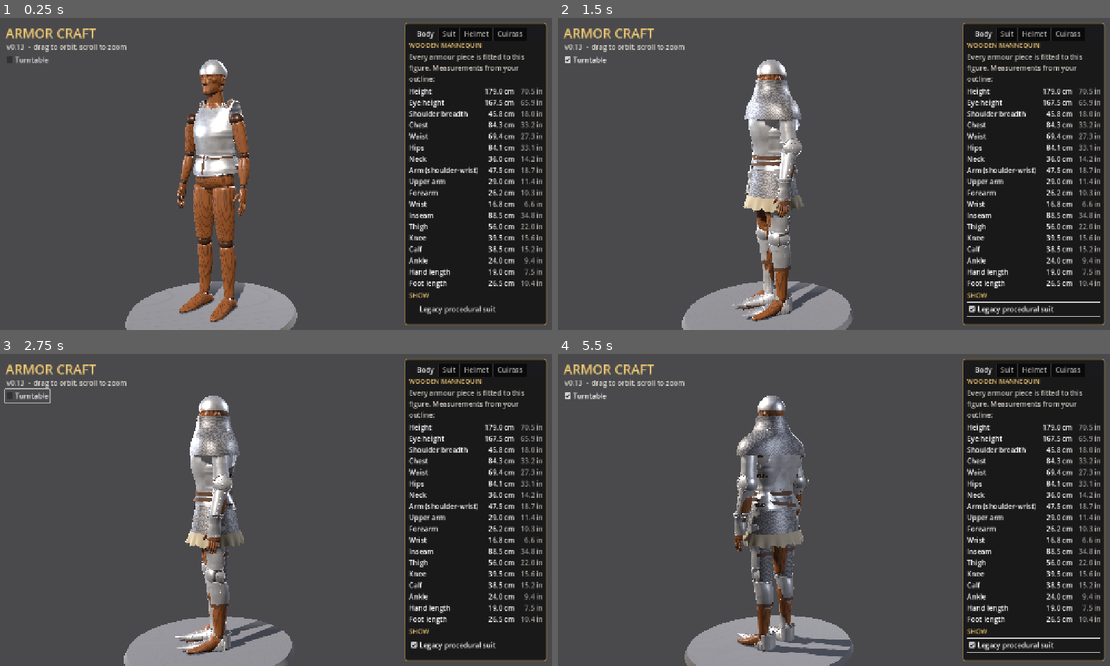
Above: before the commit, frames 1-4 (two rows, left to right).
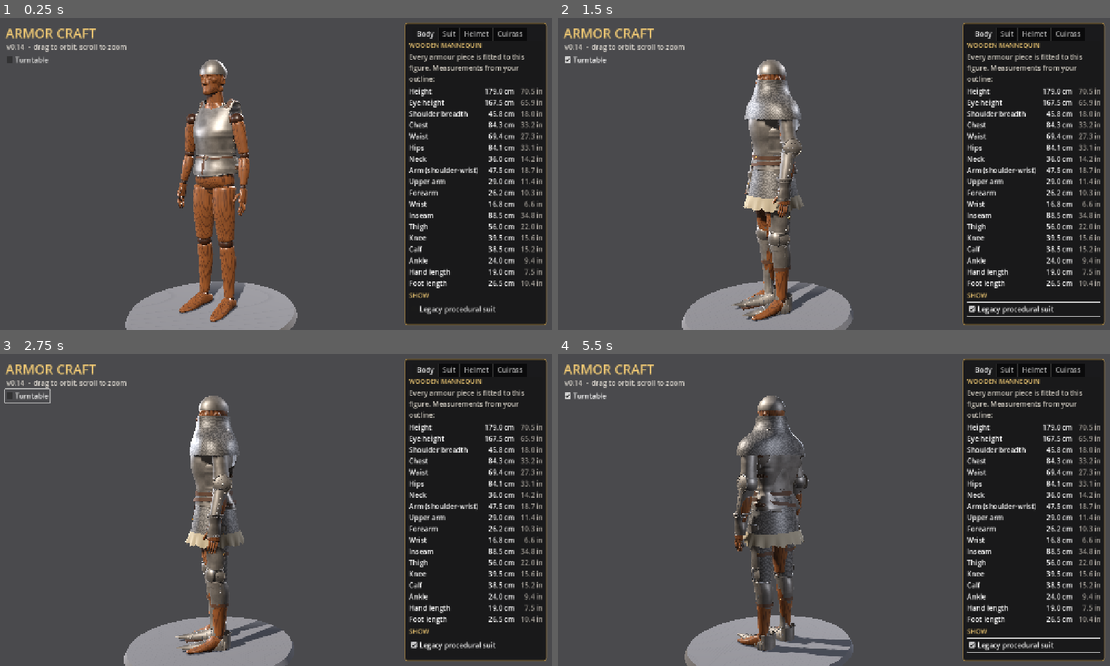
Above: after the commit, the same moments.

Repository: Kmad666/Armor-Craft
Game: Godot game, scene res://scenes/main.tscn
Same seed, same stepped clock (60 frames per second), same inputs: the game is played once before the commit and once after it.
Inputs (mouse positions are in pixels of both pictures, inside the frame that each line leads up to):
- Up to frame 1 (0.25 s): no input
- Up to frame 2 (1.5 s): click "Turntable" at 0.5 s; click "Legacy procedural suit" at 1.25 s
- Up to frame 3 (2.75 s): click "Turntable" at 2 s
- Up to frame 4 (5.5 s): click "Legacy procedural suit" at 2.75 s; click "Turntable" at 3.5 s; click "Legacy procedural suit" at 4.25 s; move the mouse to (955, 494) at 5.02 s; click (955, 494) at 5.17 s

The runs differ from the first frame. In frame 1, 1.7% of the frame differs, in the area x 3-44%, y 8-52%; in frame 2, 3.8%, in the area x 3-45%, y 8-96%; in frame 3, 3.1%; in frame 4, 3.6%.

Commit message:
Cuirass pass 9: aged steel finish, iron hardware; v0.14
New default Aged Steel finish sampled from the reference photos (darker,
warmer, heavier hammering), black-iron buckles and rivets on the cuirass.
README and docs images updated for the nine refinement passes.

Co-Authored-By: Claude Opus 5.5 <noreply@anthropic.com>
Claude-Session: https://claude.ai/code/session_01WeZQLGxhK27PqRdm928ucn

Diff:
--- a/scripts/main.gd
+++ b/scripts/main.gd
@@ -16,6 +16,7 @@
 const MAIL_SHADER := preload("res://shaders/mail.gdshader")
 
 const FINISHES := [
+	{"name": "Aged Steel", "color": Color(0.45, 0.435, 0.42), "metal": 0.8, "rough": 0.5, "patina": 0.85, "hammer": 1.8, "mail": Color(0.5, 0.49, 0.48)},
 	{"name": "Armour Steel", "color": Color(0.72, 0.73, 0.75), "metal": 0.88, "rough": 0.34, "patina": 0.55, "mail": Color(0.6, 0.6, 0.62)},
 	{"name": "Polished Steel", "color": Color(0.84, 0.86, 0.89), "metal": 0.92, "rough": 0.2, "patina": 0.2, "mail": Color(0.7, 0.71, 0.74)},
 	{"name": "Blackened Steel", "color": Color(0.2, 0.2, 0.22), "metal": 0.75, "rough": 0.48, "patina": 0.45, "mail": Color(0.25, 0.25, 0.27)},
@@ -108,6 +109,7 @@
 var shape_sliders := {}
 var helm_mat: ShaderMaterial
 var cuirass: Node3D
+var iron_mat: ShaderMaterial
 var hole_mode := false
 var hole_shape := 0
 var hole_w := 0.009
@@ -158,7 +160,7 @@
 	cuirass = Cuirass.new()
 	cuirass.name = "Cuirass"
 	add_child(cuirass)
-	cuirass.setup({"metal": metal_mat, "leather": leather_mat, "brass": brass_mat},
+	cuirass.setup({"metal": metal_mat, "leather": leather_mat, "brass": brass_mat, "iron": iron_mat},
 		mannequin.measurements, mannequin.node("Chest"), mannequin.node("Pelvis"))
 	gizmo = ShapeGizmo.new(spangenhelm)
 	gizmo.name = "ShapeGizmo"
@@ -267,6 +269,14 @@
 	leather_mat.roughness = 0.72
 	leather_mat.cull_mode = BaseMaterial3D.CULL_DISABLED
 
+	# black-iron buckles and rivets, as on the reference harness
+	iron_mat = ShaderMaterial.new()
+	iron_mat.shader = METAL_SHADER
+	iron_mat.set_shader_parameter("albedo", Color(0.42, 0.37, 0.32))
+	iron_mat.set_shader_parameter("metallic", 0.6)
+	iron_mat.set_shader_parameter("roughness", 0.62)
+	iron_mat.set_shader_parameter("patina", 0.9)
+
 	brass_mat = StandardMaterial3D.new()
 	brass_mat.albedo_color = Color(0.78, 0.6, 0.32)
 	brass_mat.metallic = 0.9
@@ -284,8 +294,9 @@
 	metal_mat.set_shader_parameter("metallic", f["metal"])
 	metal_mat.set_shader_parameter("roughness", f["rough"])
 	metal_mat.set_shader_parameter("patina", f["patina"])
+	metal_mat.set_shader_parameter("hammer", f.get("hammer", 1.0))
 	if helm_mat:
-		for k in ["albedo", "metallic", "roughness", "patina"]:
+		for k in ["albedo", "metallic", "roughness", "patina", "hammer"]:
 			helm_mat.set_shader_parameter(k, metal_mat.get_shader_parameter(k))
 	mail_mat.set_shader_parameter("albedo", f["mail"])
 	mail_mat.set_shader_parameter("metallic", f["metal"])
@@ -429,7 +440,7 @@
 	layer.add_child(title)
 
 	var hint := Label.new()
-	hint.text = "v0.13  -  drag to orbit, scroll to zoom"
+	hint.text = "v0.14  -  drag to orbit, scroll to zoom"
 	hint.add_theme_color_override("font_color", Color(0.85, 0.83, 0.8))
 	hint.position = Vector2(24, 56)
 	layer.add_child(hint)
--- a/scripts/pieces/cuirass.gd
+++ b/scripts/pieces/cuirass.gd
@@ -73,6 +73,7 @@
 var metal: Material
 var leather: Material
 var brass: Material
+var iron: Material
 var m: Dictionary = {}
 var pieces := {}  # name -> Node3D
 ## Cut edges of each plate as [a, y, push] samples, for measuring against the sheet.
@@ -90,6 +91,7 @@
 	metal = mats["metal"]
 	leather = mats["leather"]
 	brass = mats["brass"]
+	iron = mats.get("iron", metal)
 	m = measurements
 	_build_table()
 	for n in ["Breastplate", "Backplate", "Shoulders", "Belt"]:
@@ -591,7 +593,7 @@
 			var front: bool = t < 0.5
 			var a := angle_for_x(sx * x, _strap_y(t), front)
 			_rivets.append(K.rivet_xform(p, normal_at(a, _strap_y(t)), 0.0125))
-	_flush_rivets(root, metal)
+	_flush_rivets(root, iron)
 
 
 ## Height of the strap path at t (on the plates; TOP over the arc).
@@ -688,7 +690,7 @@
 			for z: float in [SS_BUCKLE - 0.022, SS_BUCKLE - 0.030]:
 				holes2.append(K.rivet_xform(pos.call(z, 0.0, 0.0009), normal_at(sx * angle_for_z(z, y), y, pp), 0.0032))
 	root.add_child(K.multimesh(holes2, K.rivet_mesh(), _hole_mat()))
-	_flush_rivets(root, metal)
+	_flush_rivets(root, iron)
 
 
 ## Point on the front half at lateral x and height y, lifted by push.
@@ -742,12 +744,12 @@
 			var q := c + Vector2(cos(ang), sin(ang)) * cr
 			pts.append(frame.call(q.x, q.y, 0.0))
 	pts.append(pts[0])
-	_add_mesh(root, K.tube(pts, r, 6), metal)
+	_add_mesh(root, K.tube(pts, r, 6), iron)
 	# prong across from the left bar, resting on the strap
 	var prong := PackedVector3Array()
 	for i in 6:
 		prong.append(frame.call(lerpf(-w * 0.5, w * 0.5 + 0.002, i / 5.0), 0.0, prong_lift))
-	_add_mesh(root, K.tube(prong, 0.0013, 5), metal)
+	_add_mesh(root, K.tube(prong, 0.0013, 5), iron)
 
 
 var _holes: StandardMaterial3D
Binary file changed: docs/cuirass.png
Binary file changed: docs/cuirass_on_mannequin.png
Binary file changed: docs/cuirass_silhouette.png
